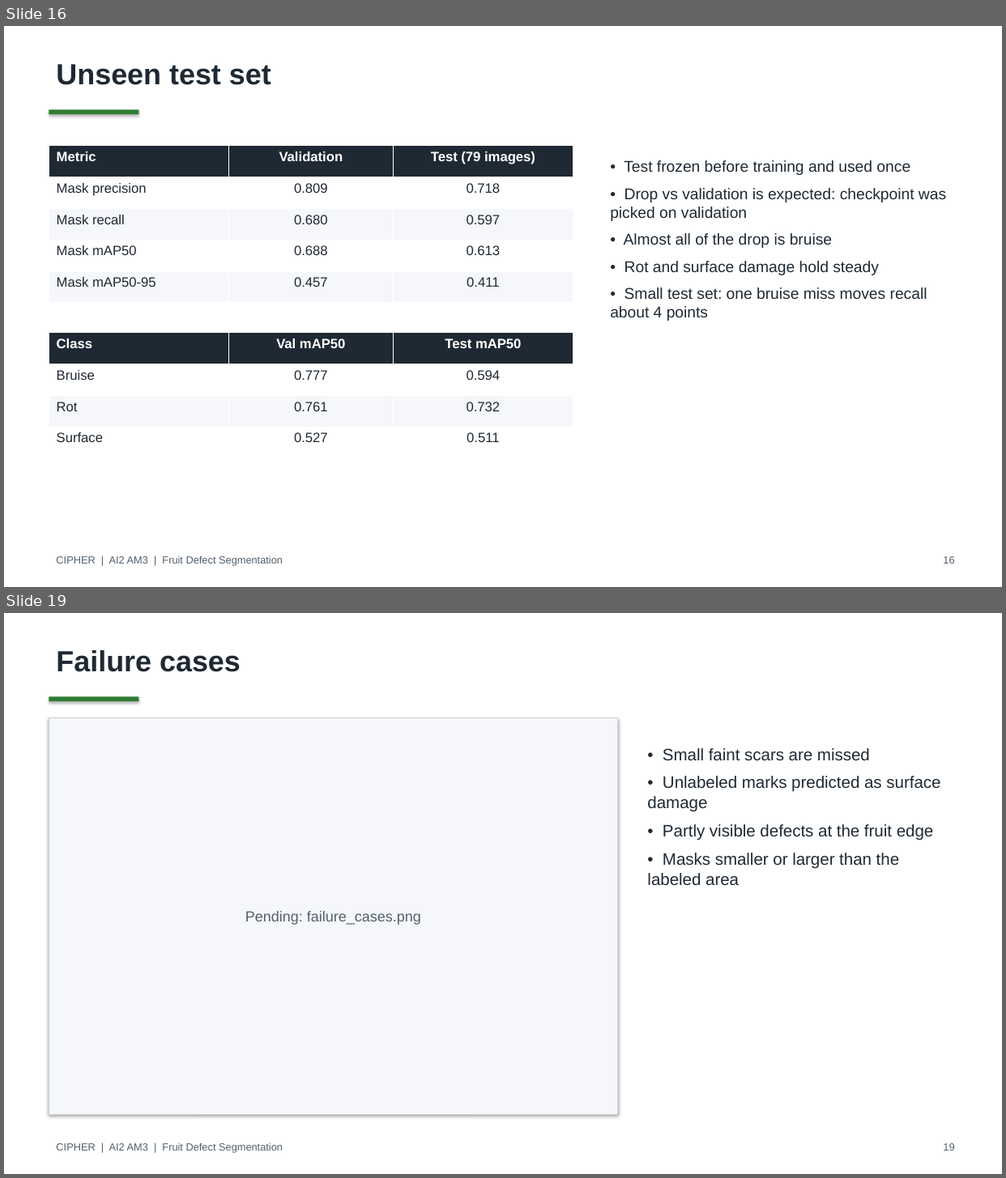
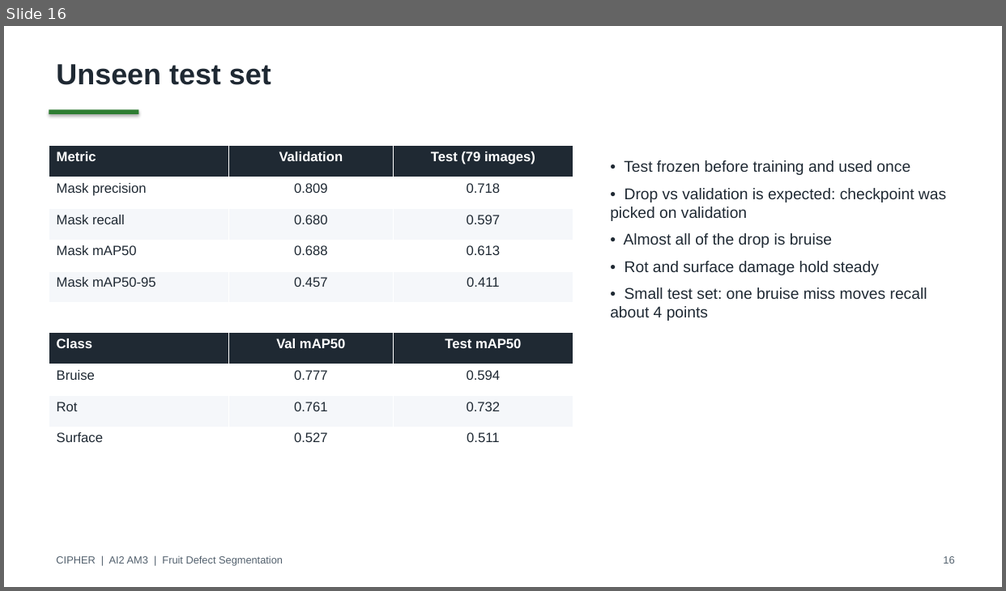
Before and after one commit to deangg/instancesegmentation, a slide deck: slides/CIPHER_AI2_Final_Defense.pptx. Shown one above the other, each under a label of ours: slides 16 and 19 before the commit, slide 16 after it; the slides between them are not shown. The pictures are 1006x1178 and 1006x591 pixels, drawn with LibreOffice and Linux fonts; fonts in the diff are those of the drawing. Boxes give left, top, right and bottom in pixels: in the first picture for what was removed or moved away, otherwise in the second. Text is boxed around its words. In the diff, an @@ line names an element or a change of style, - is before the commit and + after.

```diff
--- a/slides/CIPHER_AI2_Final_Defense.pptx
+++ b/slides/CIPHER_AI2_Final_Defense.pptx
@@ slide 19 removed at [4, 613, 1002, 1174], background #FFFFFF @@
@@ text removed at [56, 650, 241, 672] @@
-Failure cases
@@ rectangle removed at [49, 697, 138, 701] @@
@@ rectangle removed at [49, 717, 618, 1114] @@
-Pending: failure_cases.png
@@ text removed at [647, 748, 940, 886] @@
-• Small faint scars are missed
-• Unlabeled marks predicted as surface damage
-• Partly visible defects at the fruit edge
-• Masks smaller or larger than the labeled area
@@ text removed at [56, 1143, 283, 1153] @@
-CIPHER | AI2 AM3 | Fruit Defect Segmentation
@@ text removed at [943, 1144, 954, 1151] @@
-19
```
Also in this commit, not shown: 6 slides changed, 3 slides added, 1 other slide removed, 22 other files.
